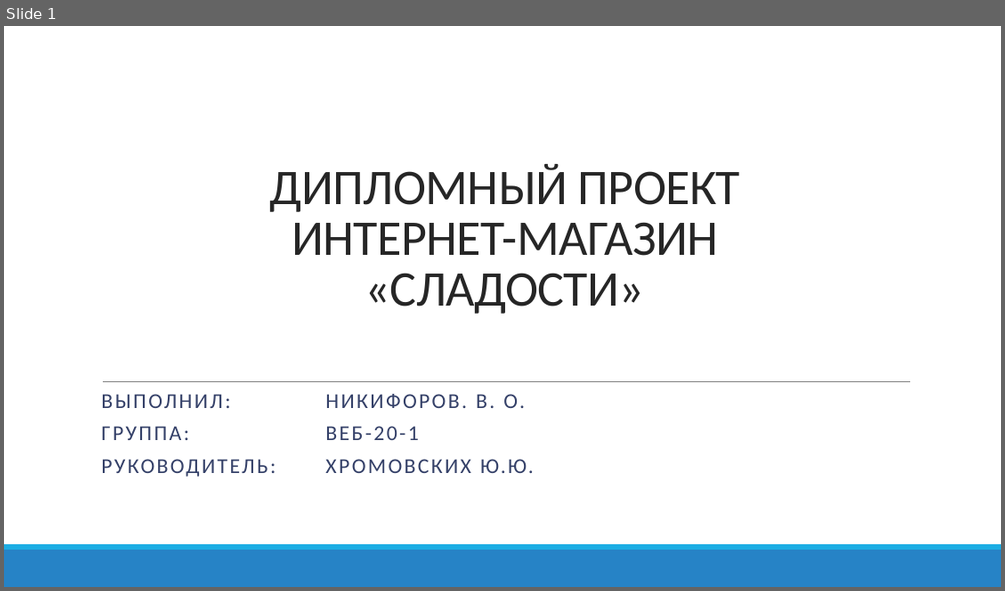
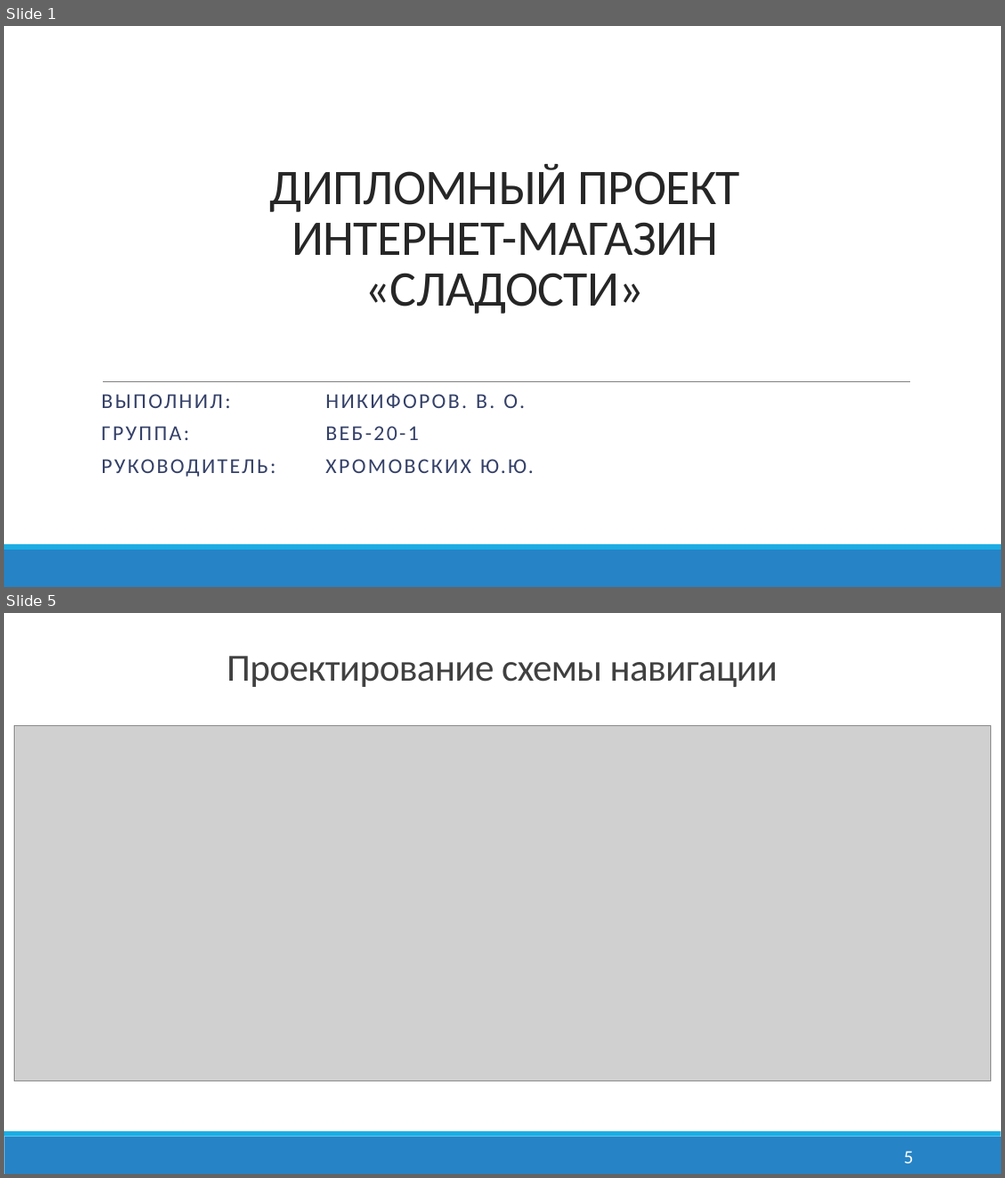
Before and after one commit to NikvaseN/degree-work, a slide deck: docs/Презентация.pptx. Shown one above the other, each under a label of ours: slide 1 before the commit, slides 1 and 5 after it; the slides between them are not shown. The pictures are 1005x591 and 1005x1178 pixels, drawn with LibreOffice and Linux fonts; fonts in the diff are those of the drawing; grey boxes stand for pictures. Boxes give left, top, right and bottom in pixels: in the first picture for what was removed or moved away, otherwise in the second. Text is boxed around its words. In the diff, an @@ line names an element or a change of style, - is before the commit and + after.

```diff
--- a/docs/Презентация.pptx
+++ b/docs/Презентация.pptx
@@ slide 5 added at (4,613,1001,1174), background #FFFFFF; not listed: 2 template elements that a slide beside it also shows @@
@@ text added at (226,656,777,687), 37 pt, text #404040 @@
+Проектирование схемы навигации
@@ picture added at (15,725,990,1081) @@
@@ page number added at (904,1151,914,1163), 18 pt, text #FFFFFF @@
+5
```
Also in this commit, not shown: 2 slides changed, 3 other slides added, 2 slides removed, 23 other files.
